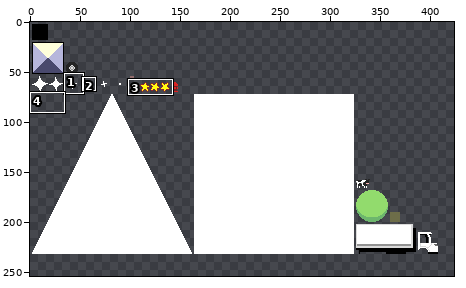
A sprite sheet gets an edit: ufo/android/assets/img/images.png. The first picture is a wide view before the edit; the outline marks the close-up.
Close-up. Before the edit:
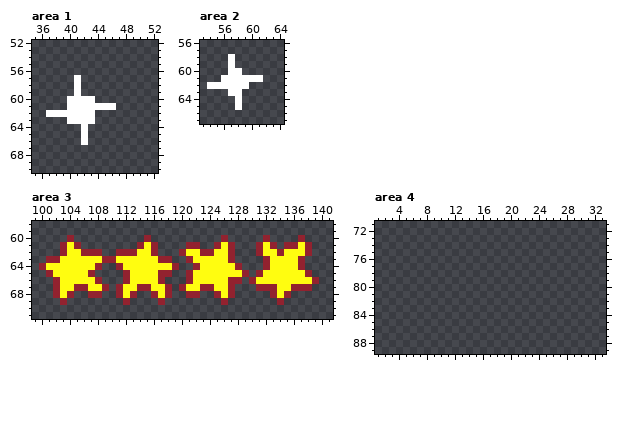
The file is 512x256 pixels. Shown: area 1: x 35..52, y 52..70; area 2: x 53..64, y 56..67; area 3: x 99..141, y 58..71; area 4: x 1..33, y 71..89. The wide view leaves out empty margins. The commit also changed other parts of the picture, which this record leaves out.
After:
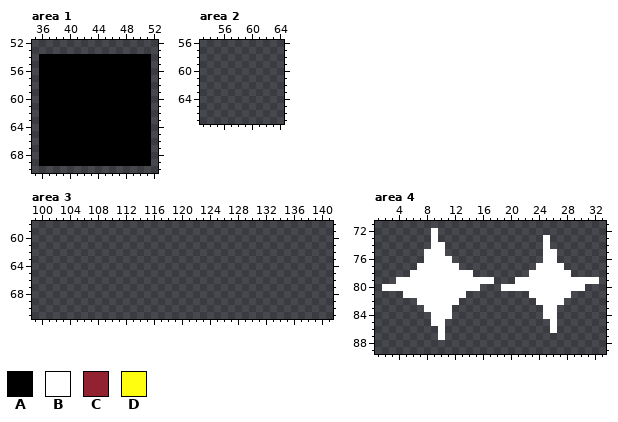
Palette (. is transparent): A #000000  B #ffffff  C #92222f  D #fffd10
From old to new:
--- area 1
@@ x 35..52 @@
 53 ..................
-54 ..................
-55 ..................
-56 ..................
-57 ......B...........
-58 ......B...........
-59 ......B...........
-60 .....BBBB.........
-61 .....BBBBBBB......
-62 ..BBBBBBB.........
-63 .....BBBB.........
-64 .......B..........
-65 .......B..........
-66 .......B..........
-67 ..................
-68 ..................
-69 ..................
+54 .AAAAAAAAAAAAAAAA.
+55 .AAAAAAAAAAAAAAAA.
+56 .AAAAAAAAAAAAAAAA.
+57 .AAAAAAAAAAAAAAAA.
+58 .AAAAAAAAAAAAAAAA.
+59 .AAAAAAAAAAAAAAAA.
+60 .AAAAAAAAAAAAAAAA.
+61 .AAAAAAAAAAAAAAAA.
+62 .AAAAAAAAAAAAAAAA.
+63 .AAAAAAAAAAAAAAAA.
+64 .AAAAAAAAAAAAAAAA.
+65 .AAAAAAAAAAAAAAAA.
+66 .AAAAAAAAAAAAAAAA.
+67 .AAAAAAAAAAAAAAAA.
+68 .AAAAAAAAAAAAAAAA.
+69 .AAAAAAAAAAAAAAAA.
 70 ..................
--- area 2
@@ x 53..64 @@
 57 ............
-58 ....B.......
-59 ....B.......
-60 ....BB......
-61 ...BBBBBB...
-62 .BBBBBB.....
-63 ....BB......
-64 .....B......
-65 .....B......
+58 ............
+59 ............
+60 ............
+61 ............
+62 ............
+63 ............
+64 ............
+65 ............
 66 ............
--- area 3
@@ x 99..141 @@
 59 ...........................................
-60 .....C..........C..........C.....C....C....
-61 ....CDC........CDC....CC..CDC...CDC.CCDC...
-62 ....CDDCCC..CCCDDC...CDDCCDDC...CDDCDDDC...
-63 ..CCDDDDDDCCDDDDDDCC..CDDDDDC....CDDDDC....
-64 .CDDDDDDDC..CDDDDDDDC..CDDDDDC...CDDDDC....
-65 ..CDDDDDC....CDDDDCC..CDDDDDDDC.CDDDDDDC...
-66 ...CDDDDDC...CDDDDC...CDDDDDCC.CDDDDDDDDC..
-67 ...CDDCCDDC.CDDCCDDC.CDDCCDDC...CCCDDCCC...
-68 ...CDC..CC..CDC..CDC..CC..CDC.....CDC......
-69 ....C........C....C........C.......C.......
+60 ...........................................
+61 ...........................................
+62 ...........................................
+63 ...........................................
+64 ...........................................
+65 ...........................................
+66 ...........................................
+67 ...........................................
+68 ...........................................
+69 ...........................................
 70 ...........................................
--- area 4
@@ x 1..33 @@
 71 .................................
-72 .................................
-73 .................................
-74 .................................
-75 .................................
-76 .................................
-77 .................................
-78 .................................
-79 .................................
-80 .................................
-81 .................................
-82 .................................
-83 .................................
-84 .................................
-85 .................................
-86 .................................
-87 .................................
+72 ........B........................
+73 ........B...............B........
+74 ........BB..............B........
+75 .......BBB..............BB.......
+76 .......BBBB.............BB.......
+77 ......BBBBBB...........BBBB......
+78 .....BBBBBBBBB........BBBBBB.....
+79 ...BBBBBBBBBBBBBB...BBBBBBBBBBBB.
+80 .BBBBBBBBBBBBBB...BBBBBBBBBBBB...
+81 ....BBBBBBBBB.........BBBBBB.....
+82 ......BBBBBB...........BBBB......
+83 .......BBBB.............BB.......
+84 ........BBB.............BB.......
+85 ........BB...............B.......
+86 .........B...............B.......
+87 .........B.......................
 88 .................................
Pixel boxes of the changes (left, top, right, bottom) in both close-ups:
changed: (39, 54, 151, 166)
erased: (207, 54, 263, 110)
erased: (39, 235, 319, 305)
added: (382, 228, 599, 340)
